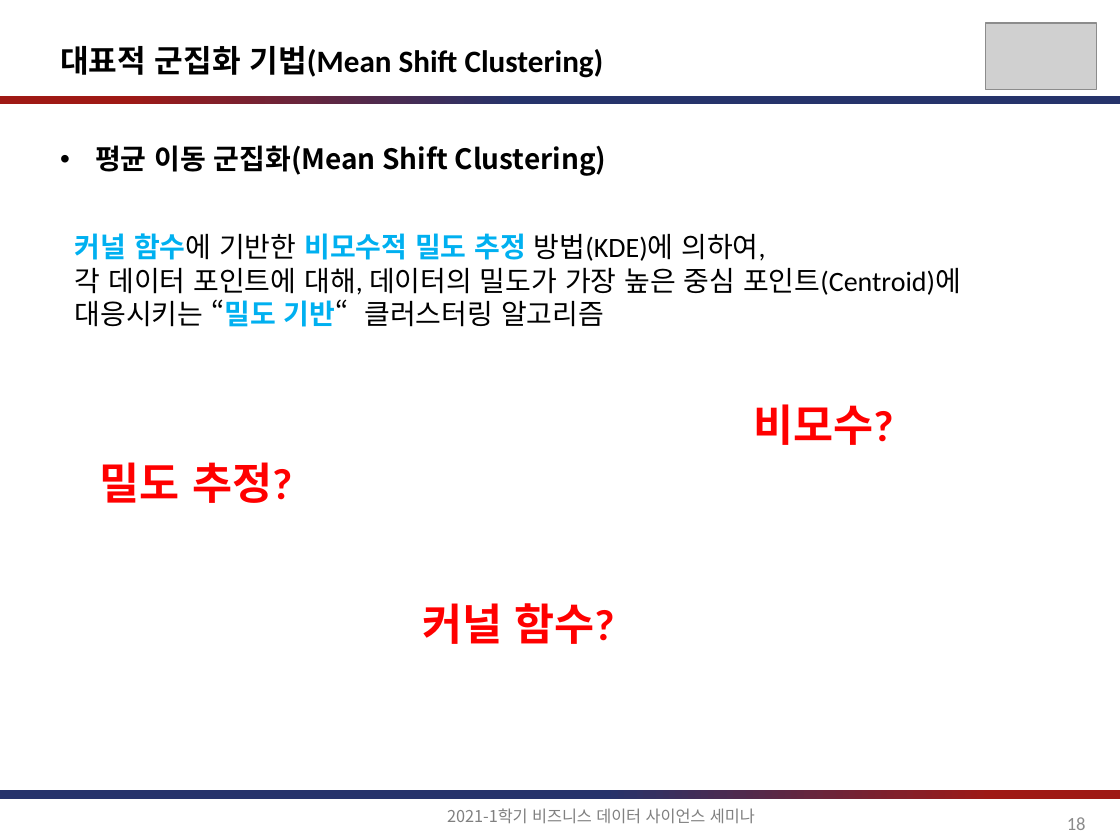
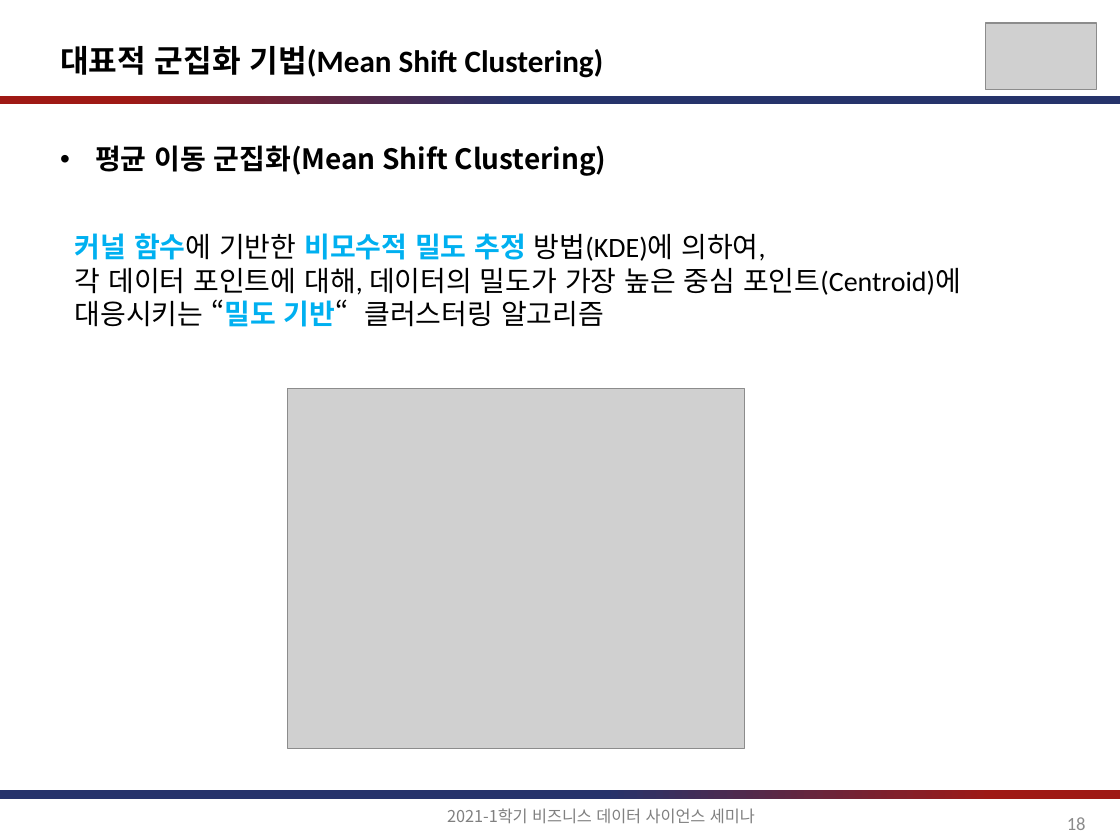
Before and after one commit to jihoahn9303/Seminar_For_Business_DS, a slide deck: slide 18 of document/비즈니스를_위한_데이터과학_6장.pptx. Drawn at 1120x840 pixels with LibreOffice and Linux fonts; fonts in the diff are those of the drawing; grey boxes stand for pictures. Boxes give left, top, right and bottom in pixels: in the first picture for what was removed or moved away, otherwise in the second. Text is boxed around its words. In the diff, an @@ line names an element or a change of style, - is before the commit and + after.

```diff
--- a/document/비즈니스를_위한_데이터과학_6장.pptx
+++ b/document/비즈니스를_위한_데이터과학_6장.pptx
@@ picture added at [288,388,745,748] @@
@@ text removed at [753,404,893,445] @@
-비모수?
@@ text removed at [100,462,292,503] @@
-밀도 추정?
@@ text removed at [422,603,614,644] @@
-커널 함수?
```
Also in this commit, not shown: 25 other slides changed.
